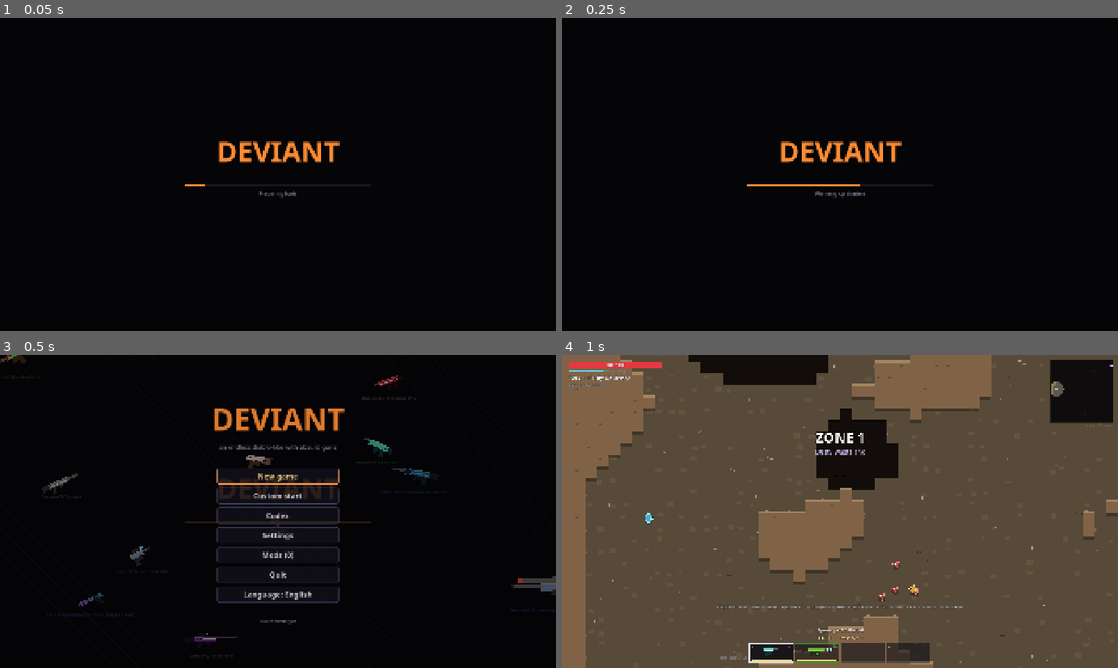
Above: before the commit, frames 1-4 (two rows, left to right).
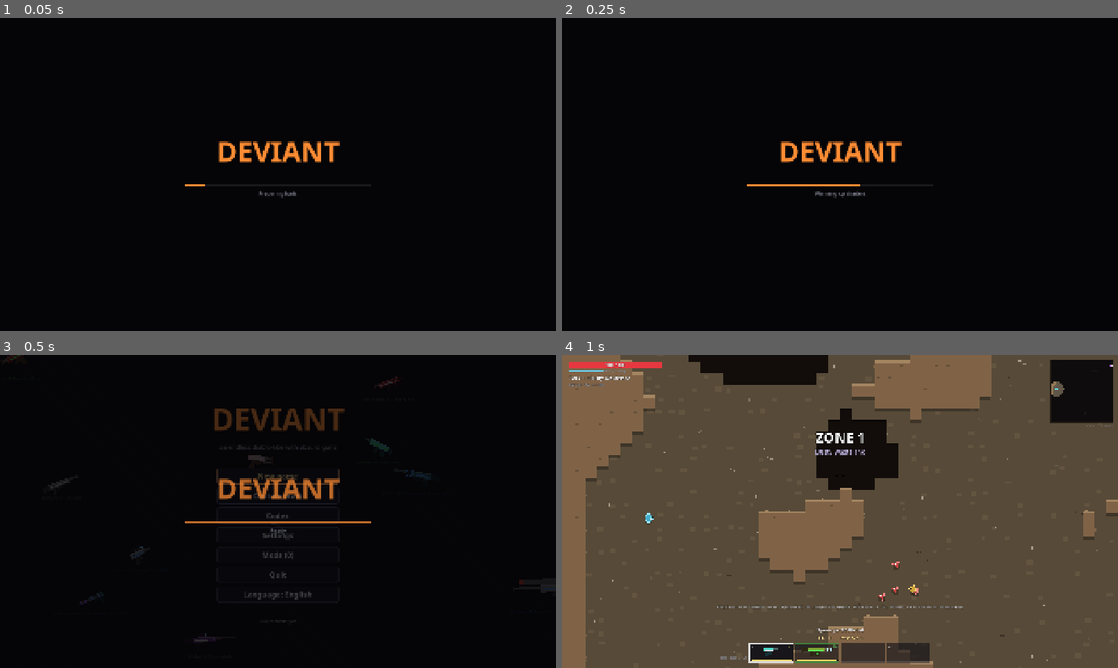
Above: after the commit, the same moments.

Repository: F-to-pay/Deviant
Game: Godot game, scene res://scenes/main.tscn
Two runs of this game, one before a commit and one after it. Both use one fixed random seed, a clock stepped at 60 frames per second and the inputs below.
Inputs:
- Up to frame 1 (0.05 s): no input
- Up to frame 2 (0.25 s): no input
- Up to frame 3 (0.5 s): no input
- Up to frame 4 (1 s): click "New game" at 0.5 s

Frames 1-2 are identical in both runs. In frame 3, 4.8% of the frame differs, in the area x 0-100%, y 0-97%; in frame 4, nothing differs.

Commit message:
Warmup also runs after every mod rescan and renders every gun object once
- Main.warmup(): loading screen at startup and after mods are toggled/rescanned/reloaded
- Warmup generates and draws (icon + card) a gun of every type, every maker, every
  legendary and one with every perk — runs their ops and mod scripts once
- Glyph set is built from all loaded translations and data, so letters from mods are warmed too
- Warmup pauses the tree while running and restores the previous state

Co-Authored-By: Claude Opus 5.5 <noreply@anthropic.com>
Claude-Session: https://claude.ai/code/session_01AZQBAVJF7q7KLRgNT7bvs6

Diff:
--- a/lang/ru.json
+++ b/lang/ru.json
@@ -565,6 +565,7 @@
 		"Loading music": "Гружу музыку",
 		"Preparing fonts": "Готовлю шрифты",
 		"Warming up shaders": "Прогреваю шейдеры",
-		"Ready": "Готово"
+		"Ready": "Готово",
+		"Trying out every gun": "Пробую каждую пушку"
 	}
 }
--- a/scripts/core/game.gd
+++ b/scripts/core/game.gd
@@ -107,13 +107,14 @@
 	I18n.apply(str(setting("language")))
 
 
-## Перечитать всё после включения/выключения модов (из главного меню).
+## Перечитать всё после включения/выключения модов: данные, переводы, звуки, музыку —
+## и прогреть заново под экраном загрузки (новые пушки, перки, буквы из модов).
 func reload_content() -> void:
 	load_content()
-	Warmup.compile_scripts()
 	if main != null:
 		main.sfx.rescan()
 		main.music.rescan()
+		main.warmup()
 
 
 ## Сид из текста: число — как есть, любой другой текст — хэш. Пусто — случайный.
--- a/scripts/main.gd
+++ b/scripts/main.gd
@@ -32,6 +32,7 @@
 var zone_time := 0.0
 var orbs_spawned := 0
 
+var _warmup: Warmup = null
 var _flow_t := 0.0
 var _wake_t := 0.0
 var _explore_t := 0.0
@@ -69,12 +70,21 @@
 	menu = Menu.new()
 	add_child(menu)
 	Input.mouse_mode = Input.MOUSE_MODE_HIDDEN
-	# сначала прогрев под экраном загрузки (шрифты, шейдеры, музыка, скрипты модов), потом меню
+	# сначала прогрев под экраном загрузки (шрифты, шейдеры, музыка, скрипты и пушки модов), потом меню
 	hud.visible = false
 	get_tree().paused = true
-	var w := Warmup.new()
-	w.finished.connect(to_menu)
-	add_child(w)
+	warmup(to_menu)
+
+
+## Прогрев под экраном загрузки: при запуске и после каждого перескана модов (Game.reload_content).
+## done — что сделать, когда экран загрузки начнёт гаснуть.
+func warmup(done: Callable = Callable()) -> void:
+	if _warmup != null and is_instance_valid(_warmup):
+		return
+	_warmup = Warmup.new()
+	if done.is_valid():
+		_warmup.finished.connect(done)
+	add_child(_warmup)
 
 
 ## Главное меню: мир выгружен и стоит на паузе, HUD спрятан.
--- a/scripts/systems/warmup.gd
+++ b/scripts/systems/warmup.gd
@@ -1,6 +1,7 @@
 class_name Warmup
 extends Node
-## Прогрев перед главным меню — один раз за запуск, под экраном загрузки.
+## Прогрев под экраном загрузки: при запуске (перед главным меню) и после каждого перескана модов
+## (включил/выключил мод, «Обновить», команда reload) — Main.warmup().
 ## Всё, что иначе грузилось или компилировалось бы впервые посреди боя и давало фриз:
 ##  1. Скрипты модов — собираются заранее, а не на первой выпавшей пушке с таким перком.
 ##  2. Музыка — по следующему треку каждой категории грузится в фоне (Music.prepare_all);
@@ -8,10 +9,13 @@
 ##  3. Шрифты — все буквы (латиница, кириллица, норвежские, символы) во всех размерах и обводках,
 ##     которыми рисуют HUD, инвентарь, карточки и цифры урона: иначе первый крит или первое
 ##     сообщение растеризует глифы прямо в бою.
+##     Набор букв собирается из всех загруженных переводов и данных — буквы из модов тоже.
 ##  4. Графика — по разу каждый вид отрисовки (круги, дуги, линии, полилинии, прямоугольники,
-##     полигоны, текстуры, сглаживание, трансформы) плюс настоящие иконки и карточка пушек:
-##     Vulkan собирает вариант шейдера при первом использовании — пусть это будет здесь.
-##     Собранное драйвер кладёт в кэш на диске, следующие запуски прогреваются быстрее.
+##     полигоны, текстуры, сглаживание, трансформы): Vulkan собирает вариант шейдера при первом
+##     использовании — пусть это будет здесь. Собранное драйвер кладёт в кэш на диске.
+##  5. Пушки — все объекты игры и модов хотя бы раз: пушка каждого типа, каждого производителя,
+##     с каждым перком, каждая легендарка. Генерация гоняет их операции и скрипты, а иконка и
+##     карточка рисуются по-настоящему (с переводами имён и строк перков).
 ## Прогрев рисуется на слое под экраном загрузки, игрок его не видит. Ввод пока глушится.
 
 signal finished
@@ -23,7 +27,8 @@
 const DIM := Color(0.6, 0.6, 0.68)
 const MUSIC_TIMEOUT_MS := 20000
 const FONT_JOBS_PER_FRAME := 3
-const GRAPHICS_FRAMES := 3
+const GRAPHICS_FRAMES := 2
+const GUNS_PER_FRAME := 8
 
 ## [размер, обводка] — ровно те сочетания, которыми рисует игра (U.draw_text*, draw_multiline_string).
 ## Добавил в коде новый текст другого размера — допиши сюда.
@@ -31,7 +36,7 @@
 	[16, 0], [18, 0], [18, 3], [22, 3], [22, 4]]
 const BOLD := [[13, 3], [14, 0], [14, 2], [14, 4], [15, 0], [15, 3], [15, 4], [16, 0], [16, 3], [16, 4],
 	[17, 0], [17, 3], [17, 4], [18, 4], [20, 3], [22, 4], [24, 4], [26, 0], [28, 4], [48, 6], [60, 7]]
-## Все символы, что встречаются в игре (английский, русский, норвежский мод, значки).
+## Базовый набор символов; к нему добавляются все буквы из переводов и данных (с модами).
 const CHARSET := " !\"#$%&'()*+,-./0123456789:;<=>?@ABCDEFGHIJKLMNOPQRSTUVWXYZ[\\]^_`abcdefghijklmnopqrstuvwxyz{|}~" \
 	+ "АБВГДЕЁЖЗИЙКЛМНОПРСТУФХЦЧШЩЪЫЬЭЮЯабвгдеёжзийклмнопрстуфхцчшщъыьэюя" \
 	+ "ÆØÅæøåÄÖÜäöüáéëř«»±·×–—•№→←↔−∞○●♪⚠✖…"
@@ -47,11 +52,15 @@
 var _graphics := false
 var _lines := PackedStringArray()
 var _tex: ImageTexture
-var _guns: Array = []
+var _guns: Array = []         # пушки на этот кадр
+var _was_paused := false
+var _glyphs := 0
 
 
 func _ready() -> void:
 	process_mode = Node.PROCESS_MODE_ALWAYS
+	_was_paused = get_tree().paused
+	get_tree().paused = true
 	var lw := CanvasLayer.new()
 	lw.layer = LAYER_WARM
 	add_child(lw)
@@ -68,8 +77,10 @@
 	_screen.set_anchors_and_offsets_preset(Control.PRESET_FULL_RECT)
 	_screen.draw.connect(_draw_screen)
 
-	for i in range(0, CHARSET.length(), 40):
-		_lines.append(CHARSET.substr(i, 40))
+	var chars := charset()
+	_glyphs = chars.length()
+	for i in range(0, chars.length(), 40):
+		_lines.append(chars.substr(i, 40))
 	var img := Image.create_empty(8, 8, false, Image.FORMAT_RGBA8)
 	img.fill(Color(1, 1, 1, 0.5))
 	_tex = ImageTexture.create_from_image(img)
@@ -129,22 +140,32 @@
 		_progress = 0.35 + 0.45 * float(mini(i, jobs.size())) / float(jobs.size())
 	_jobs = []
 
-	_step_to("Warming up shaders", 0.8)
-	_make_guns()
+	_step_to("Warming up shaders", 0.65)
 	_graphics = true
 	for k in GRAPHICS_FRAMES:
 		_warm.queue_redraw()
 		await get_tree().process_frame
-		_progress = 0.8 + 0.2 * float(k + 1) / float(GRAPHICS_FRAMES)
 	_graphics = false
-	_guns.clear()
+
+	_step_to("Trying out every gun", 0.7)
+	await get_tree().process_frame
+	var guns := make_guns()
+	i = 0
+	while i < guns.size():
+		_guns = guns.slice(i, i + GUNS_PER_FRAME)
+		i += GUNS_PER_FRAME
+		_warm.queue_redraw()
+		await get_tree().process_frame
+		_progress = 0.7 + 0.3 * float(mini(i, guns.size())) / float(guns.size())
+	_guns = []
 	_warm.queue_redraw()
 
 	_step_to("Ready", 1.0)
-	DebugLog.info("warmup: %d ms" % (Time.get_ticks_msec() - t0), "warmup")
+	DebugLog.info("warmup: %d ms, %d glyphs, %d guns" % [Time.get_ticks_msec() - t0, _glyphs, guns.size()], "warmup")
 	await get_tree().process_frame
 	_done = true
 	_screen.mouse_filter = Control.MOUSE_FILTER_IGNORE
+	get_tree().paused = _was_paused
 	finished.emit()
 
 
@@ -158,14 +179,66 @@
 			Mods.script_instance(str(d.get("_root", "res://")), rel)
 
 
-## По пушке каждого типа (эпические — с перками, гибридами и всеми деталями иконки).
-func _make_guns() -> void:
+## Все объекты игры и модов: пушка каждого типа, каждого производителя, с каждым перком
+## и каждая легендарка. Генерация прогоняет их операции и скрипты.
+static func make_guns() -> Array:
+	var out: Array = []
 	var rng := RandomNumberGenerator.new()
 	rng.seed = 1342
 	for k in GunData.ARCH:
-		_guns.append(GunGen.generate(1, rng, 0.0, 0, GunData.R_EPIC, str(k)))
-	if not GunData.LEGENDARIES.is_empty():
-		_guns.append(GunGen.generate(1, rng, 0.0, 0, GunData.R_LEGENDARY))
+		out.append(GunGen.generate(1, rng, 0.0, 0, GunData.R_EPIC, str(k)))
+	for k in GunData.MAKERS:
+		out.append(GunGen.generate(1, rng, 0.0, 0, GunData.R_RARE, "", str(k)))
+	for l in GunData.LEGENDARIES:
+		GunGen.force_legendary = str(l["id"])
+		out.append(GunGen.generate(1, rng, 0.0, 0, GunData.R_LEGENDARY))
+	GunGen.force_legendary = ""
+	for p in GunData.MODS:
+		var id := str(p["id"])
+		var g := GunGen.generate(1, rng, 0.0, 0, GunData.R_UNCOMMON)
+		if not (id in g.mods):
+			GunGen._add_mod(g, id, rng)
+			GunGen._finalize(g, rng, {})     # пересобрать иконку и имя уже с этим перком
+		out.append(g)
+	return out
+
+
+## Символы для прогрева шрифтов: базовый набор + всё, что есть в переводах (все языки, с модами),
+## в именах пушек, перков, производителей, легендарок и в списках имён.
+static func charset() -> String:
+	var texts := PackedStringArray([CHARSET])
+	for code in I18n.langs:
+		var L: Dictionary = I18n.langs[code]
+		for k in L.get("strings", {}):
+			texts.append(str(k))
+			var v: Variant = L["strings"][k]
+			if v is Dictionary:
+				for form in v:
+					texts.append(str(v[form]))
+			else:
+				texts.append(str(v))
+		for k in L.get("templates", {}):
+			texts.append(str(L["templates"][k]))
+	for k in GunData.ARCH:
+		texts.append(str(GunData.ARCH[k].get("name", "")) + str(GunData.ARCH[k].get("ammo_name", "")))
+	for k in GunData.MAKERS:
+		texts.append(str(GunData.MAKERS[k].get("name", "")) + str(GunData.MAKERS[k].get("motto", "")))
+	for p in GunData.MODS:
+		texts.append(str(p.get("name", "")))
+	for l in GunData.LEGENDARIES:
+		texts.append(str(l.get("name", "")) + str(l.get("flavor", "")))
+	for arr in [GunData.NICKNAMES, GunData.ABSURD_FLAVOR, EnemyData.ELITE_PREFIX, EnemyData.RARE_FIRST,
+			EnemyData.RARE_LAST, EnemyData.BOSS_TITLES, EnemyData.BOSS_NAMES]:
+		for v in arr:
+			texts.append(str(v))
+	var seen := {}
+	var out := ""
+	for t in texts:
+		for ch in t:
+			if not seen.has(ch) and ch != "\n" and ch != "\t":
+				seen[ch] = true
+				out += ch
+	return out
 
 
 # --- Отрисовка ----------------------------------------------------------------------
@@ -193,12 +266,12 @@
 			y += float(fs) + 4.0
 	if _graphics:
 		_draw_primitives(c, Vector2(80.0, 420.0))
-		var x := 80.0
-		for g in _guns:
-			GunIcon.draw_gun(c, g, Vector2(x, 520.0), 1.5)
-			x += 130.0
-		if not _guns.is_empty():
-			GunCard.draw_card(c, _guns[0], Vector2(80.0, 600.0), _guns[_guns.size() - 1])
+	var x := 40.0
+	for k in _guns.size():
+		var g: Gun = _guns[k]
+		GunIcon.draw_gun(c, g, Vector2(x + 60.0, 120.0), 1.5)
+		GunCard.draw_card(c, g, Vector2(x, 180.0), _guns[(k + 1) % _guns.size()])
+		x += 240.0
 
 
 ## Каждый вид рисования, которым пользуется игра, — с толщиной -1 (тонкие линии),
